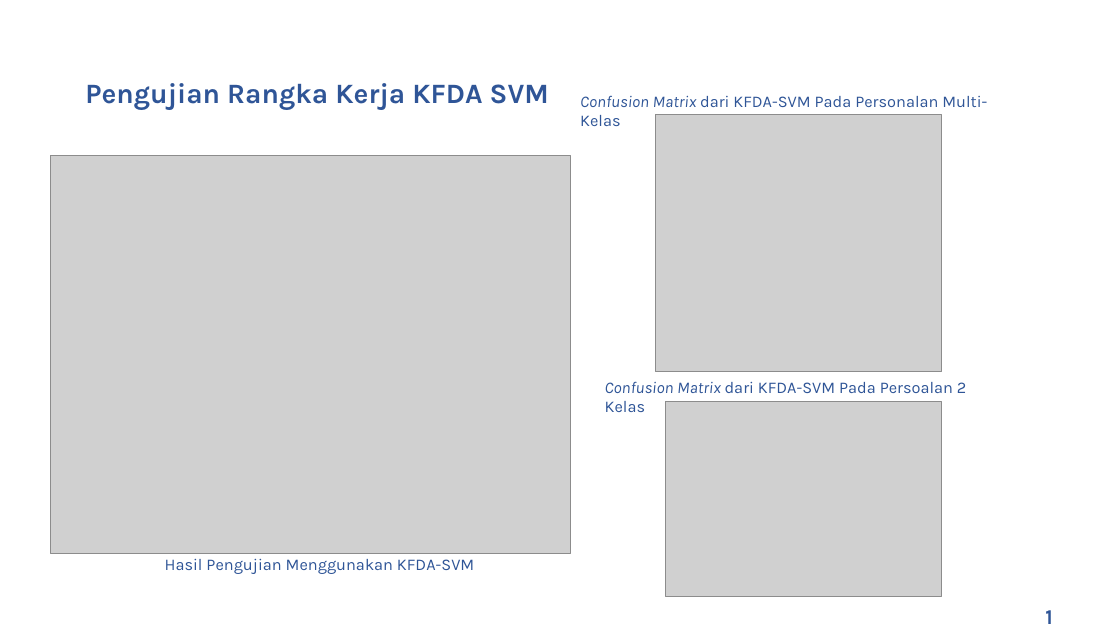
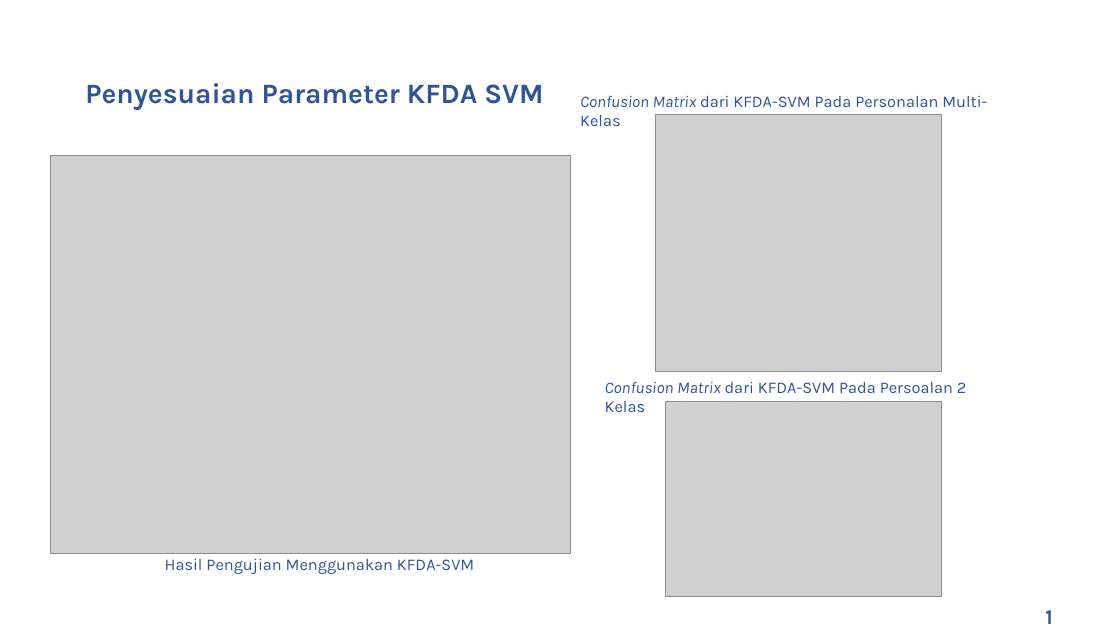
Before and after one commit to rezaandriady/TA_RezaAndriady, a slide deck: slide 13 of Presentasi/Draft Presentasi Reza Andriady - 44976.pptx. Drawn at 1120x630 pixels with LibreOffice and Linux fonts; fonts in the diff are those of the drawing; grey boxes stand for pictures; background and template pictures are left out. Boxes give left, top, right and bottom in pixels: in the first picture for what was removed or moved away, otherwise in the second. Text is boxed around its words. In the diff, an @@ line names an element or a change of style, - is before the commit and + after.

```diff
--- a/Presentasi/Draft Presentasi Reza Andriady - 44976.pptx
+++ b/Presentasi/Draft Presentasi Reza Andriady - 44976.pptx
@@ title at [85, 83, 543, 110]: text changed @@
-Pengujian Rangka Kerja KFDA SVM
+Penyesuaian Parameter KFDA SVM
```
Also in this commit, not shown: 15 other slides changed.
